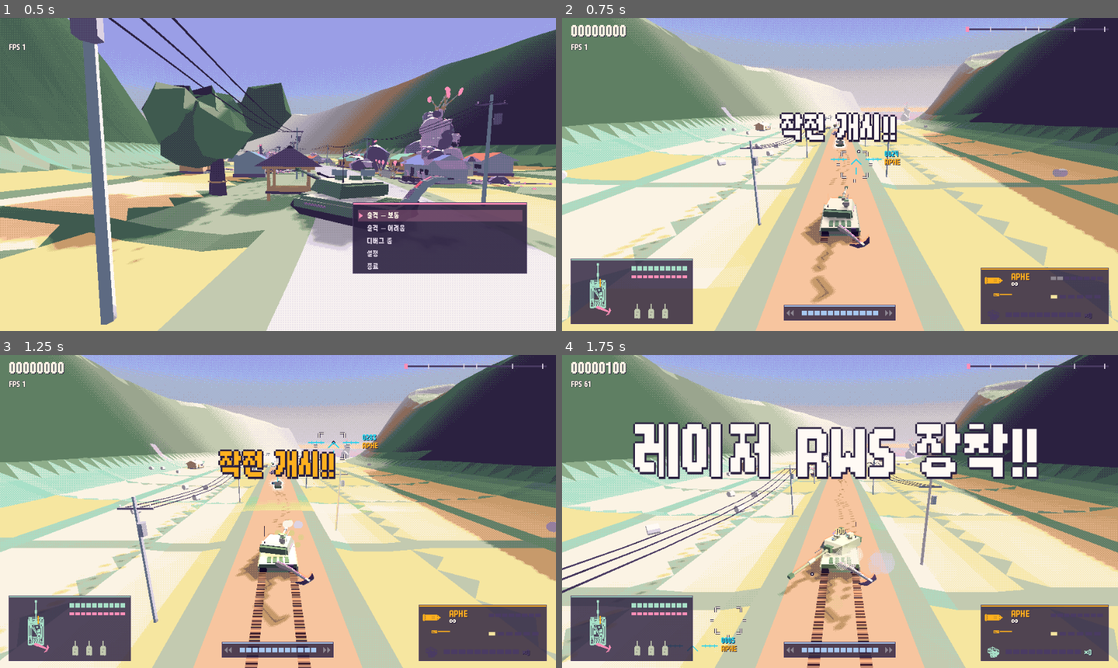
Above: before the commit, frames 1-4 (two rows, left to right).
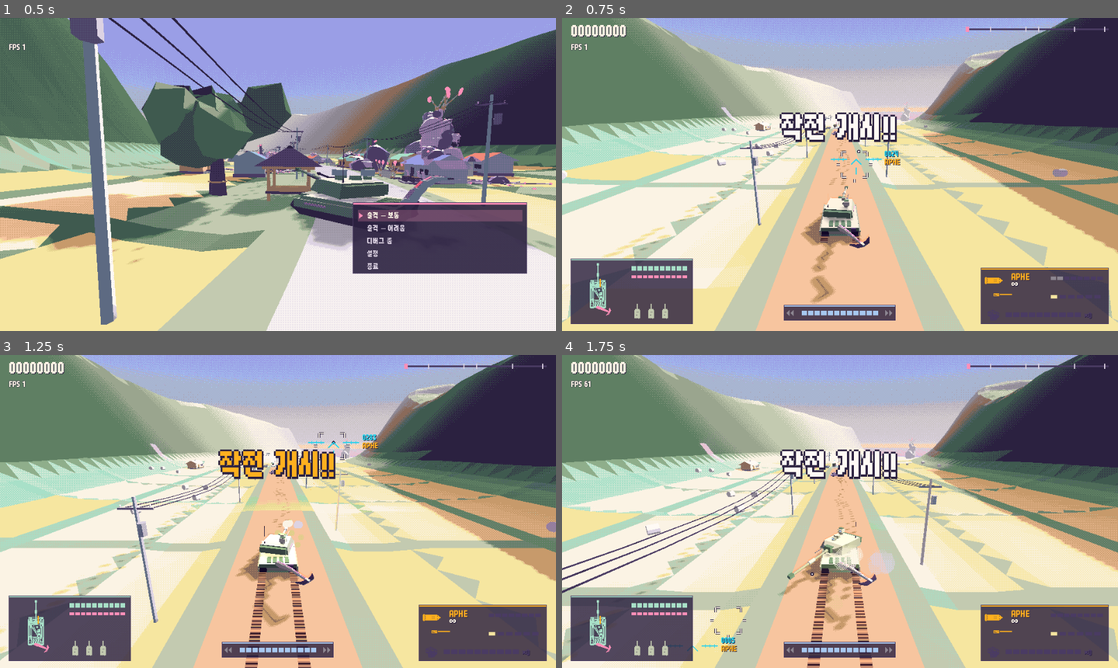
Above: after the commit, the same moments.

Repository: scarf005/orca-class
Game: Godot game, scene res://scenes/main.tscn
Same seed, same stepped clock (60 frames per second), same inputs: the game is played once before the commit and once after it.
Inputs (mouse positions are in pixels of both pictures, inside the frame that each line leads up to):
- Up to frame 1 (0.5 s): no input
- Up to frame 2 (0.75 s): tap Enter (ui_accept) at 0.5 s; drag from (840, 174) to (895, 105) at 0.52 s
- Up to frame 3 (1.25 s): no input
- Up to frame 4 (1.75 s): drag from (728, 527) to (812, 574) at 1.27 s

Frame 1 is identical in both runs. In frame 2, less than 0.1% of the frame differs, in the area x 48-52%, y 38-42%; in frame 3, less than 0.1%; in frame 4, 8.6%, in the area x 5-96%, y 2-97%.

Commit message:
feat: dust up drifts, wear track marks away and keep the nerfed CIWS off the tank
- both tracks spray dust while the hull drift-slides
- track prints thin out and vanish after a while (Track marks last / wear away sliders)
- no RWS pickups for now; the CIWS has less range and dwell damage and overheats sooner

Assisted-by: claude-code:claude-opus-5-5
Co-authored-by: Claude Opus 5.5 <noreply@anthropic.com>

Diff:
--- a/scripts/player/tank.gd
+++ b/scripts/player/tank.gd
@@ -17,12 +17,12 @@
 const ARENA_SPEED := 32.0
 const ACCEL := 220.0
 const HULL_RADIUS := 2.3
-const CIWS_RANGE := 24.0
-const CIWS_DRONE_RANGE := 15.0
-const CIWS_HEAT_RATE := 0.8
-const CIWS_COOL_RATE := 0.22
-const CIWS_LASER_DPS := 6.0
-const CIWS_ENTITY_DPS := 22.0
+const CIWS_RANGE := 16.0
+const CIWS_DRONE_RANGE := 9.0
+const CIWS_HEAT_RATE := 1.3
+const CIWS_COOL_RATE := 0.15
+const CIWS_LASER_DPS := 3.5
+const CIWS_ENTITY_DPS := 10.0
 const ANCHOR_COOLDOWN := 0.6
 const REFLECT := false ## Dash reflection is switched off for now.
 const REFLECT_RANGE := 5.0 ## A dash turns back every hostile shot this close to the hull.
@@ -116,6 +116,7 @@
 var _drift := 0.0
 var _drift_dir := 0.0
 var _drift_yaw := 0.0
+var _dust_wait := 0.0
 var _stabilized_yaw := 0.0 ## Hull yaw the turret was last laid against. ## The nose's swing against a sideways dash, eased in and out.
 var _respawn := 0.0
 var _barrel_recoil := 0.0
@@ -279,6 +280,7 @@
 		_drift -= delta
 		if _drift_dir != 0.0:
 			local_velocity.x = _drift_dir * DASH_SPEED * (_drift / DASH_TIME)
+	_drift_dust(delta)
 	course_u += local_velocity.x * delta
 	course_offset += local_velocity.y * delta
 	var limit := lateral_limit(rail.d + course_offset)
@@ -473,6 +475,20 @@
 		if tail.state == Tail.State.ANCHOR:
 			tail.set_state(Tail.State.IDLE)
 			world.fx.scorch(ground, 1.2))
+
+
+## Sliding sideways, both tracks plough up a spray of dust that trails off behind the slide.
+func _drift_dust(delta: float) -> void:
+	_dust_wait -= delta
+	if _drift <= 0.0 or _drift_dir == 0.0 or _dust_wait > 0.0:
+		return
+	_dust_wait = 0.03
+	var fx := World.current.fx
+	for side: float in [-1.0, 1.0]:
+		var at: Vector3 = global_position + global_basis.x * side * TrackMarks.TRACK_OFFSET + global_basis.z * randf_range(-1.5, 1.5)
+		at.y = Course.height_at(at) + 0.3
+		fx.dust(at, 6, 2.0, Palette.STRAW)
+		fx.spawn(Fx.Kind.GLOW, at, Vector3(-_drift_dir * randf_range(2, 5), randf_range(1, 3), 0).rotated(Vector3.UP, hull_yaw), randf_range(0.5, 0.9), randf_range(1.0, 1.8), [Palette.STRAW, Palette.OCHRE, Palette.MIST][randi() % 3], {"end_size": 2.6, "drag": 2.0, "fade": 0.3})
 
 
 ## The drift's tail work: a quick coil over the hull, then the claw slams out onto `ground` on the far
@@ -1392,7 +1408,7 @@
 func useful_pickup(id: String) -> String:
 	if needs(id):
 		return id
-	for want in ["repair", "era", "tail", "rws", "coax"]:
+	for want in ["repair", "era", "tail", "coax"]: # No RWS for now: the CIWS is kept off the tank.
 		if needs(want):
 			return want
 	var rounds: Array = Armament.OFFERED.filter(func(r: Armament.Round) -> bool: return r != current_round)
--- a/scripts/player/track_marks.gd
+++ b/scripts/player/track_marks.gd
@@ -19,7 +19,15 @@
 var crushed_prints := 0 ## How many prints were laid over fungus.
 var squelches := 0 ## How many squelches have played.
 var count_max := COUNT
+## Seconds a print stays whole, then how long it takes to wear away (tuned live in the duel mode).
+static var FADE_START := 6.0
+static var FADE_TIME := 4.0
+const FADE_STEP := 0.2 ## Seconds between passes that wear the prints down.
 var _next := 0
+var _laid: Array[Transform3D] = [] ## Each print as laid, to wear it down from.
+var _born := PackedFloat32Array()
+var _clock := 0.0
+var _fade_wait := 0.0
 var _last := Vector3.INF
 var _squelch_wait := 0.0
 
@@ -41,6 +49,23 @@
 	multimesh.mesh = plate.mesh()
 	multimesh.instance_count = capacity
 	multimesh.visible_instance_count = 0
+	_laid.resize(capacity)
+	_born.resize(capacity)
+
+
+## Prints wear away: after FADE_START they thin out across the track over FADE_TIME, then are gone.
+func _process(delta: float) -> void:
+	_clock += delta
+	_fade_wait -= delta
+	if _fade_wait > 0.0:
+		return
+	_fade_wait = FADE_STEP
+	for i in multimesh.visible_instance_count:
+		var age := _clock - _born[i]
+		if age < FADE_START or age > FADE_START + FADE_TIME + FADE_STEP:
+			continue
+		var left := clampf(1.0 - (age - FADE_START) / FADE_TIME, 0.0, 1.0)
+		multimesh.set_instance_transform(i, _laid[i].scaled_local(Vector3(left, 1.0, 1.0)))
 
 
 ## Lays prints under both tracks for however far the hull moved since the last call.
@@ -75,7 +100,10 @@
 			p.y = Course.height_at(p) + 0.22
 			var crushed := _over_fungus(p)
 			crushed_prints += int(crushed)
-			multimesh.set_instance_transform(_next, Transform3D(yaw.scaled_local(Vector3(width * (CRUSHED_WIDTH if crushed else 1.0), 1.0, 1.0)), p))
+			var plate := Transform3D(yaw.scaled_local(Vector3(width * (CRUSHED_WIDTH if crushed else 1.0), 1.0, 1.0)), p)
+			multimesh.set_instance_transform(_next, plate)
+			_laid[_next] = plate
+			_born[_next] = _clock
 			multimesh.set_instance_color(_next, CRUSHED if crushed else MUD)
 			if loud and crushed and randf() < SPLASH_CHANCE:
 				_splash(p, -moved.normalized())
--- a/scripts/ui/duel_panel.gd
+++ b/scripts/ui/duel_panel.gd
@@ -31,6 +31,8 @@
 	["Drift nose swing (deg)", func() -> float: return rad_to_deg(Tank.DRIFT_ANGLE), func(v: float) -> void: Tank.DRIFT_ANGLE = deg_to_rad(v), 0.0, 120.0, 1.0],
 	["Gunners aim at tail (share)", func() -> float: return Gunnery.TAIL_CHANCE, func(v: float) -> void: Gunnery.TAIL_CHANCE = v, 0.0, 1.0, 0.05],
 	["Near sight along the barrel (0-1)", func() -> float: return Hud.NEAR_SIGHT, func(v: float) -> void: Hud.NEAR_SIGHT = v, 0.1, 0.95, 0.05],
+	["Track marks last (s)", func() -> float: return TrackMarks.FADE_START, func(v: float) -> void: TrackMarks.FADE_START = v, 0.5, 30.0, 0.5],
+	["Track marks wear away (s)", func() -> float: return TrackMarks.FADE_TIME, func(v: float) -> void: TrackMarks.FADE_TIME = v, 0.2, 20.0, 0.2],
 	["Hit weight (x)", func() -> float: return Tank.HIT_WEIGHT, func(v: float) -> void: Tank.HIT_WEIGHT = v, 0.0, 3.0, 0.05],
 ]
 var _grid := GridContainer.new()
--- a/scripts/world/scenery.gd
+++ b/scripts/world/scenery.gd
@@ -225,7 +225,6 @@
 	add("bus_stop", 300.0, -8.0)
 	add("car", 360.0, 3.0, 0.3, 2)
 	_scatter("car", 60.0, 560.0, 10, 1.0, 14.0)
-	add_pickup("rws", 60.0, 0.0)
 	add_pickup("coax", 150.0, -4.0)
 	add_pickup("canister", 470.0, 5.0)
 	_fungus(200.0, 560.0, 0.5)
@@ -258,7 +257,6 @@
 			add("greenhouse", gd + 10.0 + k * 20.0, -22.0 - k * 1.5, 0.0)
 	_scatter("car", 620.0, 1430.0, 22, 2.0, 16.0)
 	_scatter("persimmon", 620.0, 1430.0, 14, 9.0, 30.0)
-	add_pickup("rws", 1200.0, -4.0)
 	add_pickup("dragon", 880.0, 7.0)
 	add_pickup("era", 640.0, -5.0)
 	add_pickup("tail", 1100.0, 5.0)
@@ -290,7 +288,6 @@
 	_scatter("house", 1780.0, 2640.0, 6, 22.0, 40.0, false)
 	_scatter("car", 1800.0, 2640.0, 18, 0.0, 12.0)
 	add_pickup("airburst", 2000.0, 6.0)
-	add_pickup("rws", 2150.0, 5.0)
 	add_pickup("era", 2150.0, -4.0)
 	add_pickup("tail", 2450.0, 3.0)
 	add_pickup("coax", 2300.0, -5.0)
@@ -323,7 +320,6 @@
 	for td in [3040.0, 3140.0, 3220.0, 3300.0]:
 		add("truck" if _rng.randf() < 0.5 else "car", td, _rng.randf_range(-9.0, 9.0), _rng.randf_range(-0.4, 0.4))
 	_scatter("car", 2680.0, 2890.0, 10, 0.0, 12.0)
-	add_pickup("rws", 2820.0, 0.0)
 	add_pickup("canister", 2700.0, 0.0)
 	add_pickup("era", 2950.0, -3.0)
 	add_pickup("tail", 3050.0, 4.0)
